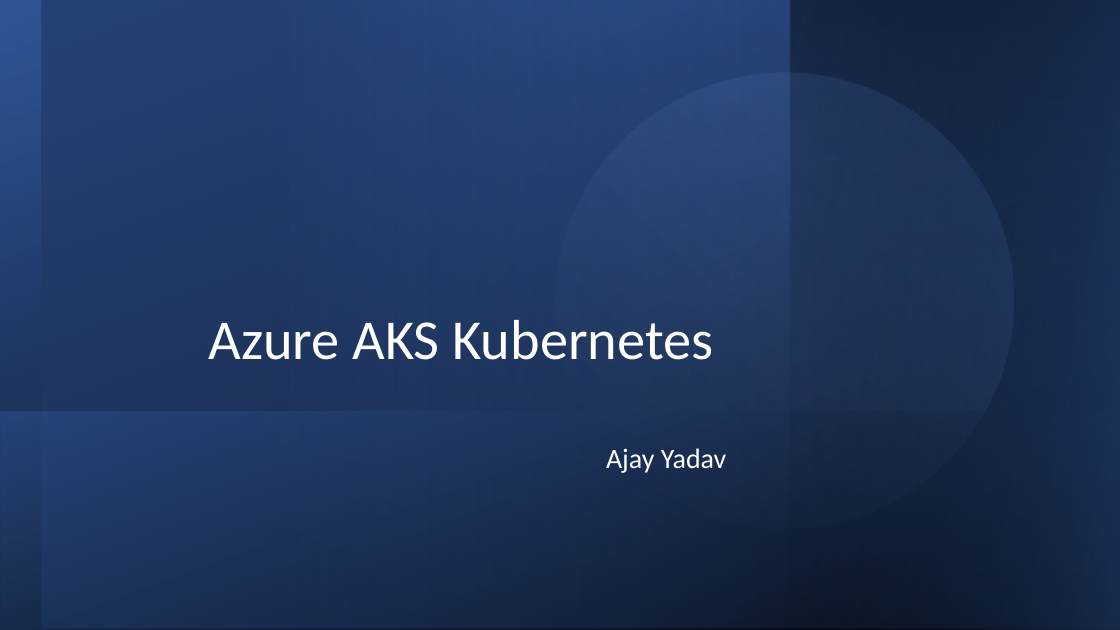
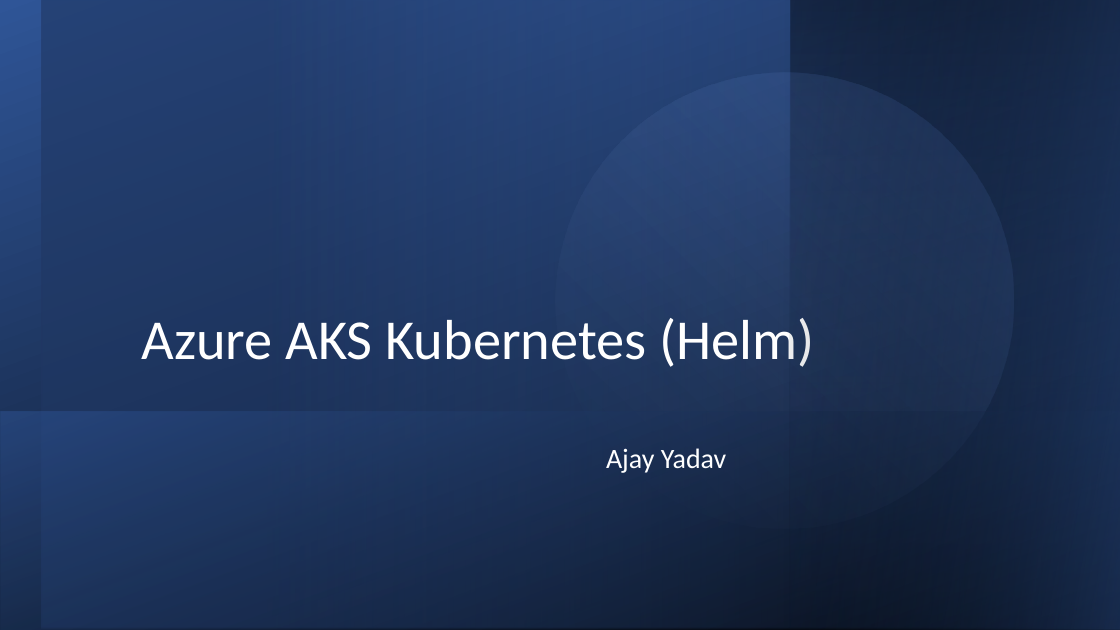
Before and after one commit to ajayyadav12/Aks_training, a slide deck: slide 1 of Azure-AKS-Kubernetes-Masterclass-V16.pptx. Drawn at 1120x630 pixels with LibreOffice and Linux fonts; fonts in the diff are those of the drawing. Boxes give left, top, right and bottom in pixels: in the first picture for what was removed or moved away, otherwise in the second. Text is boxed around its words. In the diff, an @@ line names an element or a change of style, - is before the commit and + after.

```diff
--- a/Azure-AKS-Kubernetes-Masterclass-V16.pptx
+++ b/Azure-AKS-Kubernetes-Masterclass-V16.pptx
@@ title at (x1=142, y1=318, x2=814, y2=367): text changed @@
-Azure AKS Kubernetes
+Azure AKS Kubernetes (Helm)
```
Also in this commit, not shown: 1 other slide changed, 5 other files.
